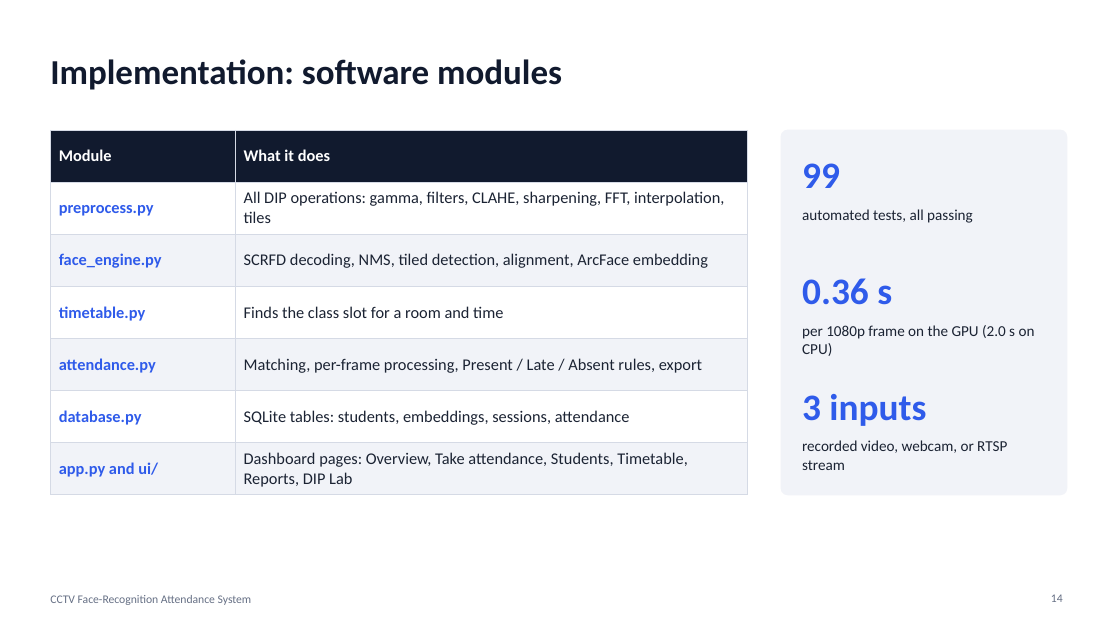
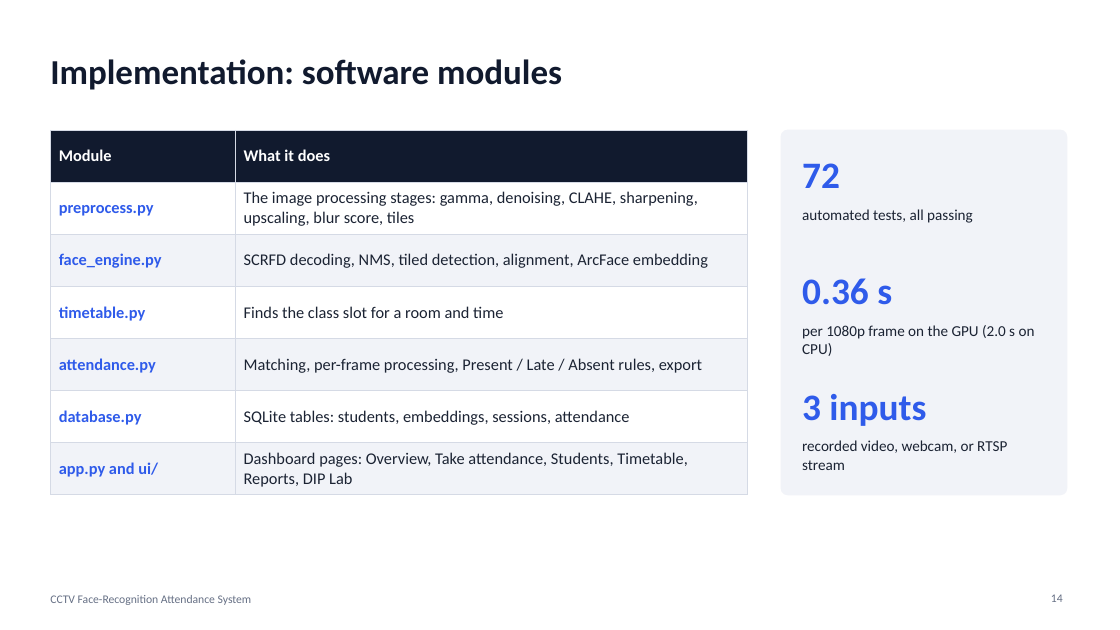
Before and after one commit to anoopsinghrru/cctv-based-attendence-, a slide deck: slide 14 of docs/DIP_Project_Presentation.pptx. Drawn at 1120x630 pixels with LibreOffice and Linux fonts; fonts in the diff are those of the drawing. Boxes give left, top, right and bottom in pixels: in the first picture for what was removed or moved away, otherwise in the second. Text is boxed around its words. In the diff, an @@ line names an element or a change of style, - is before the commit and + after.

```diff
--- a/docs/DIP_Project_Presentation.pptx
+++ b/docs/DIP_Project_Presentation.pptx
@@ table at (x1=50, y1=130, x2=748, y2=491) @@
-row 2, column 2: All DIP operations: gamma, filters, CLAHE, sharpening, FFT, interpolation, tiles
+row 2, column 2: The image processing stages: gamma, denoising, CLAHE, sharpening, upscaling, blur score, tiles
@@ text at (x1=802, y1=163, x2=840, y2=188): text changed @@
-99
+72
```
Also in this commit, not shown: 4 other slides changed, 3 slides added, 5 slides removed, 34 other files.
